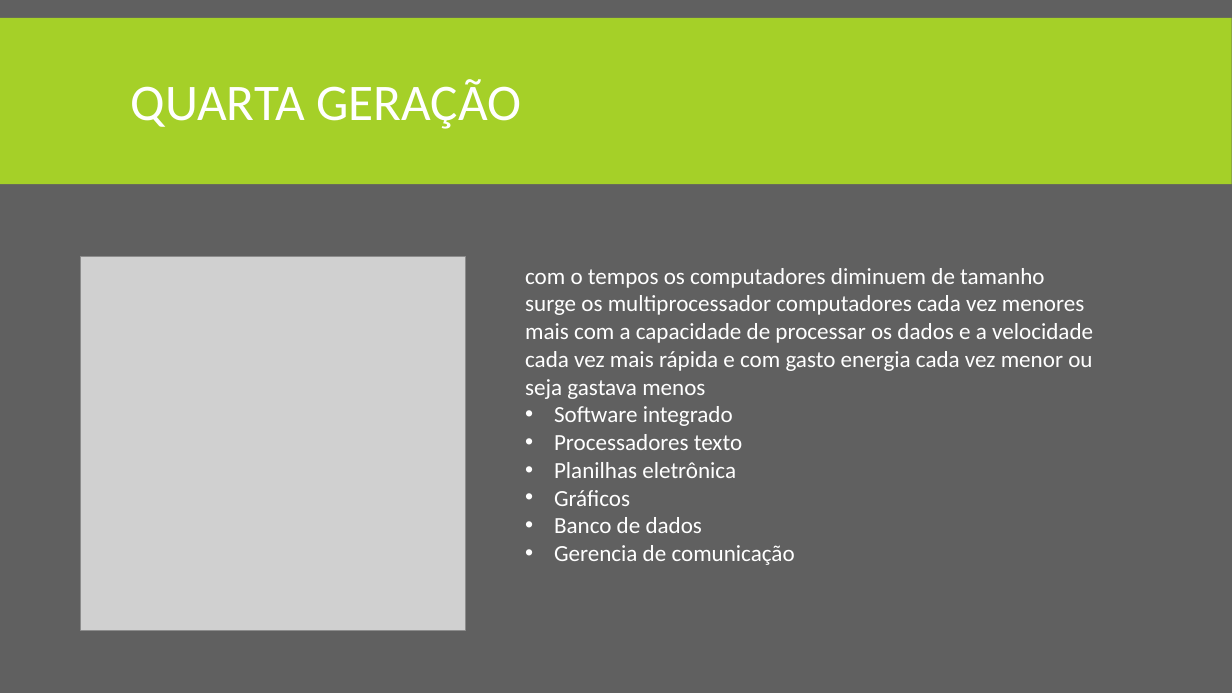
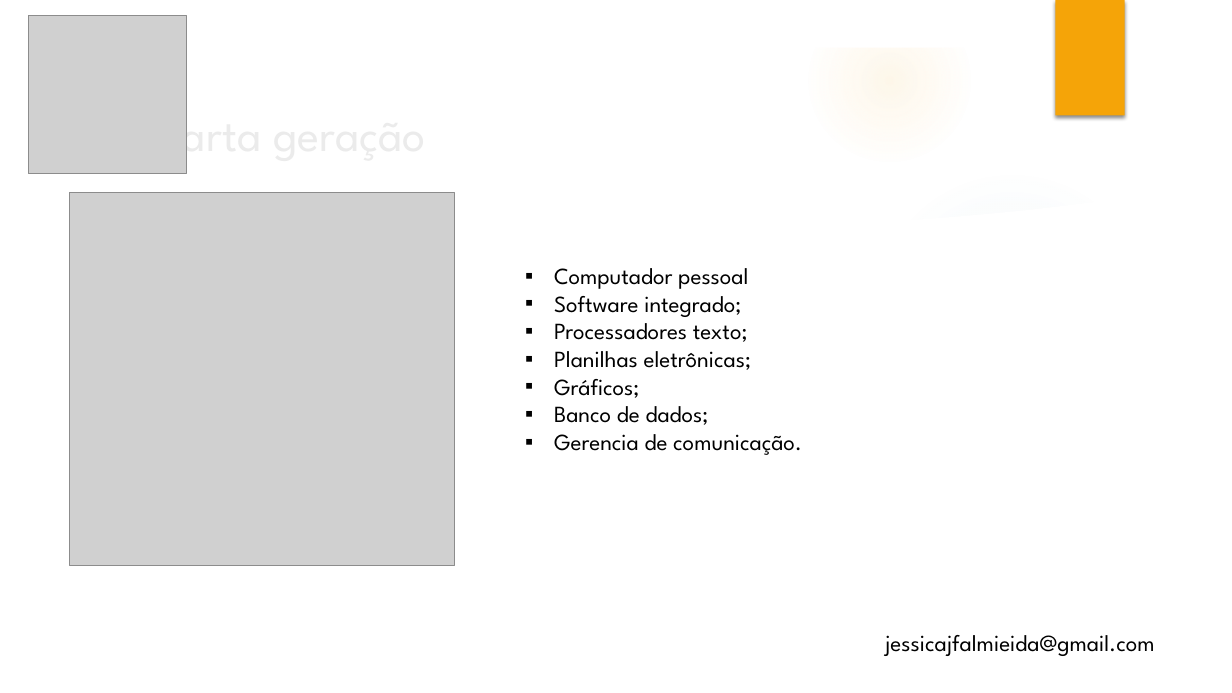
Before and after one commit to almeidaalijessica/tes, a slide deck: slide 8 of Evolução dos computadores.pptx (slide 6 before the commit). Drawn at 1232x693 pixels with LibreOffice and Linux fonts; fonts in the diff are those of the drawing; grey boxes stand for pictures; background and template pictures are left out. Boxes give left, top, right and bottom in pixels: in the first picture for what was removed or moved away, otherwise in the second. Text is boxed around its words. In the diff, an @@ line names an element or a change of style, - is before the commit and + after.

```diff
--- a/Evolução dos computadores.pptx
+++ b/Evolução dos computadores.pptx
@@ background #606060 to picture (left out) @@
@@ rectangle removed at (x1=0, y1=18, x2=1232, y2=184) @@
@@ group added at (x1=0, y1=0, x2=1232, y2=693): 6 ellipses, 3 freeform shapes @@
@@ picture added at (x1=29, y1=16, x2=187, y2=174) @@
@@ rectangle added at (x1=1055, y1=0, x2=1125, y2=116), fill #F5A408 @@
@@ title at (x1=126, y1=104, x2=262, y2=165): text changed; size 40 to 36 pt; font Calibri to League Spartan; text colour #FFFFFF to #EBEBEB @@
-QUARTA GERAÇÃO
+Quarta geração
@@ picture moved from (x1=80, y1=257, x2=466, y2=630) to (x1=69, y1=192, x2=455, y2=566) @@
@@ text at (x1=554, y1=268, x2=802, y2=455): text changed; font Calibri to League Spartan; text colour #FFFFFF to #000000 @@
-com o tempos os computadores diminuem de tamanho
-surge os multiprocessador computadores cada vez menores
-mais com a capacidade de processar os dados e a velocidade
-cada vez mais rápida e com gasto energia cada vez menor ou seja gastava menos
-• Software integrado
-• Processadores texto
-• Planilhas eletrônica
-• Gráficos
-• Banco de dados
-• Gerencia de comunicação
+▪ Computador pessoal
+▪ Software integrado;
+▪ Processadores texto;
+▪ Planilhas eletrônicas;
+▪ Gráficos;
+▪ Banco de dados;
+▪ Gerencia de comunicação.
@@ text added at (x1=885, y1=635, x2=1155, y2=656), 18 pt, text #000000 @@
+jessicajfalmieida@gmail.com
```
Also in this commit, not shown: 5 other slides changed, 5 slides added, 2 slides removed, 1 other file.
